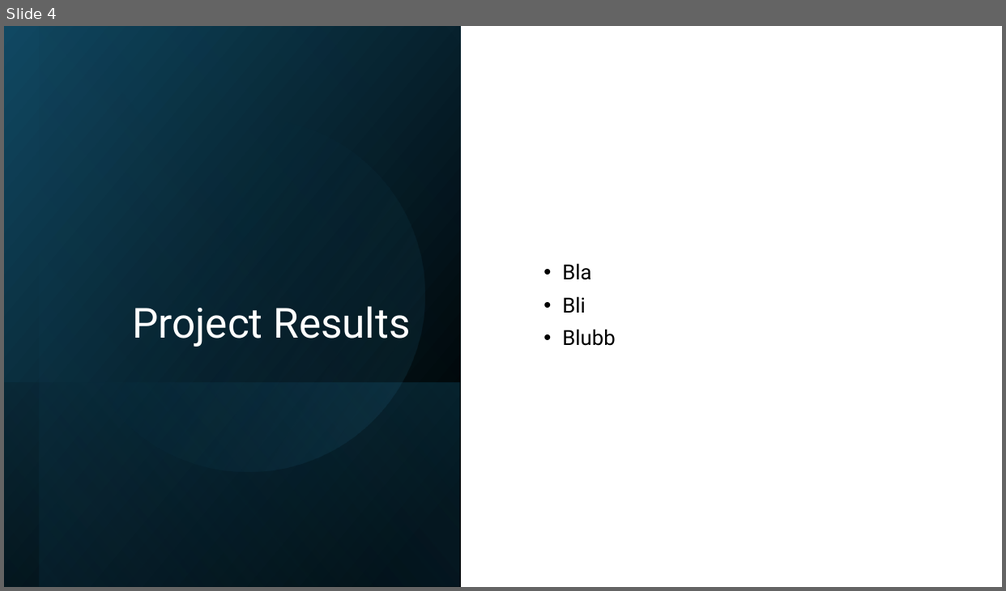
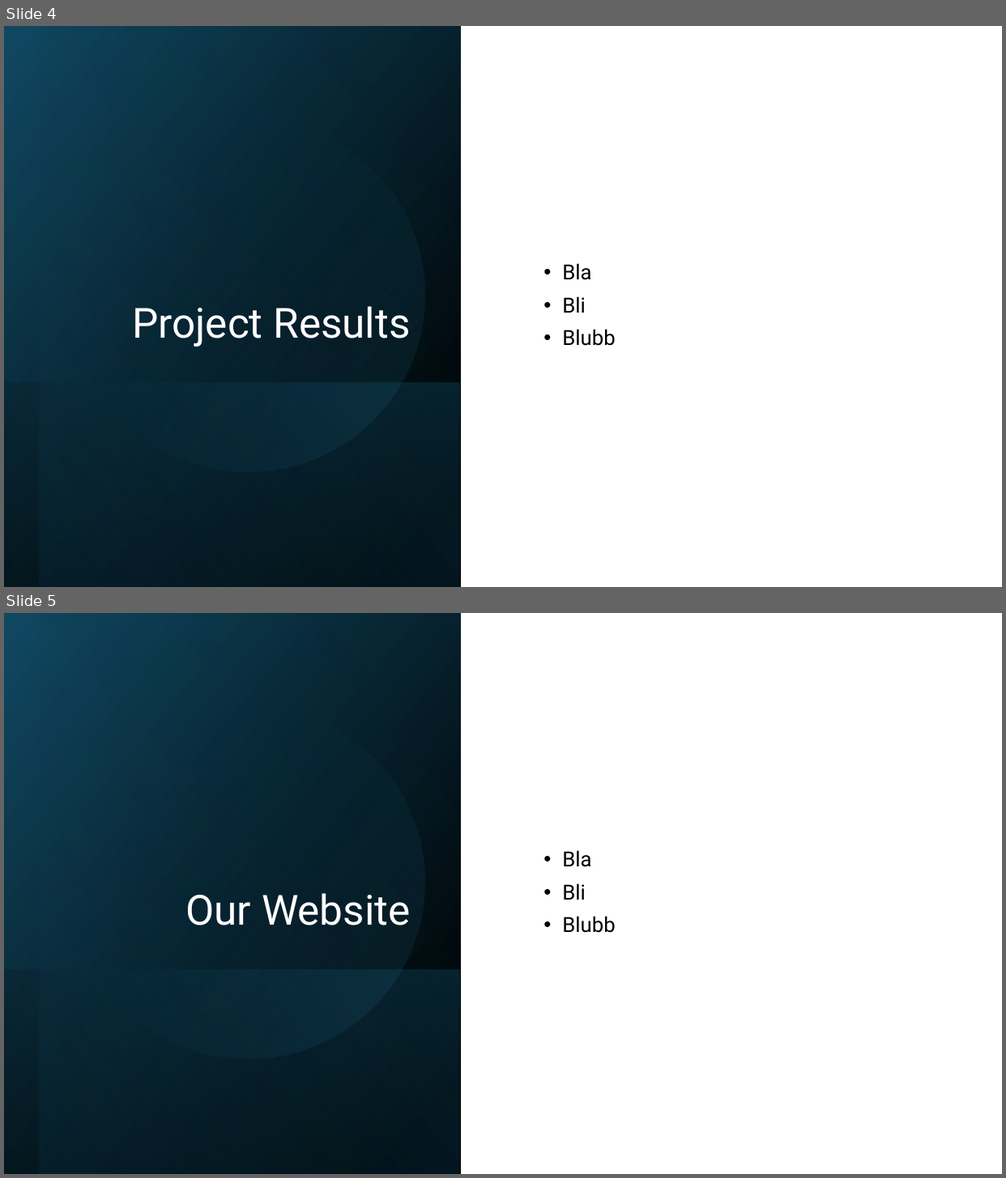
Before and after one commit to EmilieTr/darts_data_science_project, a slide deck: Presentations/DS_Project_Week-4.pptx. Shown one above the other, each under a label of ours: slide 4 before the commit, slides 4 and 5 after it. The pictures are 1006x591 and 1006x1178 pixels, drawn with LibreOffice and Linux fonts; fonts in the diff are those of the drawing. Boxes give left, top, right and bottom in pixels: in the first picture for what was removed or moved away, otherwise in the second. Text is boxed around its words. In the diff, an @@ line names an element or a change of style, - is before the commit and + after.

```diff
--- a/Presentations/DS_Project_Week-4.pptx
+++ b/Presentations/DS_Project_Week-4.pptx
@@ slide 5 added at [4,613,1002,1174], background #FFFFFF @@
@@ rectangle added at [4,613,461,1174], fill gradient #000000 to #104862 @@
@@ rectangle added at [40,613,461,1174], fill gradient #000000 to #156082 @@
@@ ellipse added at [40,673,457,1090], fill gradient #156082 to #46B1E1 @@
@@ text added at [562,850,615,933], 20 pt, text #000000 @@
+• Bla
+• Bli
+• Blubb
@@ title added at [185,893,411,926], 40 pt, text #FFFFFF @@
+Our Website
@@ rectangle added at [4,969,460,1174], fill gradient #156082 to #000000 @@
```
Also in this commit, not shown: 1 other file.
